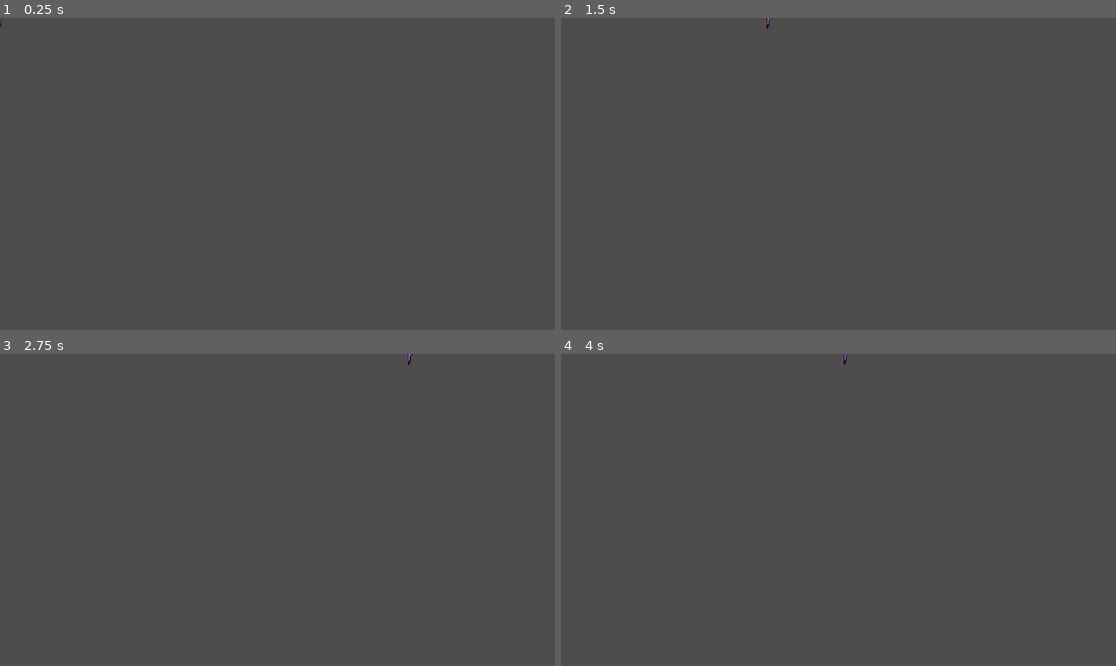
Above: before the commit, frames 1-4 (two rows, left to right).
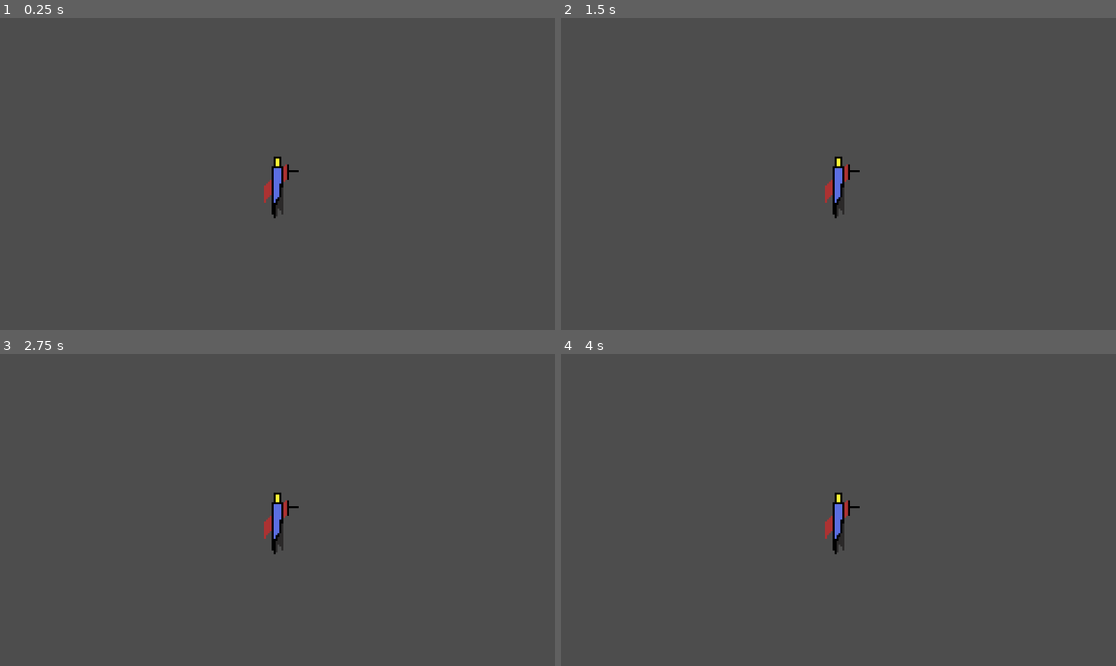
Above: after the commit, the same moments.

Repository: ShehanRW/nube_project
Game: Godot game, scene res://player.tscn
The game is run twice, just before and just after one commit, with the same random seed, the same clock (stepped at 60 frames per second) and the same inputs. Before the commit the project has no main scene; this scene is started directly in both runs.
Inputs (mouse positions are in pixels of both pictures, inside the frame that each line leads up to):
- Up to frame 1 (0.25 s): no input
- Up to frame 2 (1.5 s): tap Enter at 0.5 s; move the mouse to (960, 158) at 0.52 s; hold D (right) 0.53-1.25 s; click (960, 158) at 0.67 s; tap Space at 1.25 s; drag from (727, 189) to (810, 236) at 1.27 s
- Up to frame 3 (2.75 s): tap Enter at 2 s; move the mouse to (333, 441) at 2.02 s; hold D (right) from 2.03 s (still down)
- Up to frame 4 (4 s): release D (right) at 2.75 s; drag from (810, 572) to (672, 463) at 2.77 s; tap Space at 3.5 s; move the mouse to (1005, 556) at 3.52 s; hold A (left) from 3.53 s (still down)

The runs differ from the first frame. In frame 1, 0.5% of the frame differs, in the area x 0-54%, y 0-65%; in frame 2, 0.5%; in frame 3, 0.5%, in the area x 47-75%, y 0-65%; in frame 4, 0.5%.

Commit message:
add camera and initialize main scene

Diff:
--- a/player.tscn
+++ b/player.tscn
@@ -6,10 +6,8 @@
 [sub_resource type="RectangleShape2D" id="RectangleShape2D_tw5e5"]
 size = Vector2(6, 33)
 
-[sub_resource type="Animation" id="Animation_pgl6u"]
-resource_name = "front"
-length = 0.4
-loop_mode = 1
+[sub_resource type="Animation" id="Animation_f6644"]
+length = 0.001
 tracks/0/type = "value"
 tracks/0/imported = false
 tracks/0/enabled = true
@@ -17,10 +15,10 @@
 tracks/0/interp = 1
 tracks/0/loop_wrap = true
 tracks/0/keys = {
-"times": PackedFloat32Array(0, 0.1),
-"transitions": PackedFloat32Array(1, 1),
+"times": PackedFloat32Array(0),
+"transitions": PackedFloat32Array(1),
 "update": 1,
-"values": [3, 4]
+"values": [1]
 }
 
 [sub_resource type="Animation" id="Animation_ysfw2"]
@@ -40,6 +38,40 @@
 "values": [1, 2]
 }
 
+[sub_resource type="Animation" id="Animation_e1p4m"]
+resource_name = "down_attack"
+length = 0.8
+loop_mode = 1
+tracks/0/type = "value"
+tracks/0/imported = false
+tracks/0/enabled = true
+tracks/0/path = NodePath("sprite:frame")
+tracks/0/interp = 1
+tracks/0/loop_wrap = true
+tracks/0/keys = {
+"times": PackedFloat32Array(0, 0.1, 0.2, 0.3, 0.4, 0.5),
+"transitions": PackedFloat32Array(1, 1, 1, 1, 1, 1),
+"update": 1,
+"values": [20, 21, 22, 23, 24, 25]
+}
+
+[sub_resource type="Animation" id="Animation_pgl6u"]
+resource_name = "front"
+length = 0.4
+loop_mode = 1
+tracks/0/type = "value"
+tracks/0/imported = false
+tracks/0/enabled = true
+tracks/0/path = NodePath("sprite:frame")
+tracks/0/interp = 1
+tracks/0/loop_wrap = true
+tracks/0/keys = {
+"times": PackedFloat32Array(0, 0.1),
+"transitions": PackedFloat32Array(1, 1),
+"update": 1,
+"values": [3, 4]
+}
+
 [sub_resource type="Animation" id="Animation_b5pxk"]
 resource_name = "left"
 length = 0.4
@@ -57,6 +89,23 @@
 "values": [4, 5]
 }
 
+[sub_resource type="Animation" id="Animation_ugpoi"]
+resource_name = "left_attack"
+length = 0.8
+loop_mode = 1
+tracks/0/type = "value"
+tracks/0/imported = false
+tracks/0/enabled = true
+tracks/0/path = NodePath("sprite:frame")
+tracks/0/interp = 1
+tracks/0/loop_wrap = true
+tracks/0/keys = {
+"times": PackedFloat32Array(0, 0.1, 0.2, 0.3, 0.4, 0.5),
+"transitions": PackedFloat32Array(1, 1, 1, 1, 1, 1),
+"update": 1,
+"values": [14, 15, 16, 17, 18, 19]
+}
+
 [sub_resource type="Animation" id="Animation_vsv8i"]
 resource_name = "right"
 length = 0.4
@@ -71,21 +120,6 @@
 "transitions": PackedFloat32Array(1, 1),
 "update": 1,
 "values": [6, 7]
-}
-
-[sub_resource type="Animation" id="Animation_f6644"]
-length = 0.001
-tracks/0/type = "value"
-tracks/0/imported = false
-tracks/0/enabled = true
-tracks/0/path = NodePath("sprite:frame")
-tracks/0/interp = 1
-tracks/0/loop_wrap = true
-tracks/0/keys = {
-"times": PackedFloat32Array(0),
-"transitions": PackedFloat32Array(1),
-"update": 1,
-"values": [1]
 }
 
 [sub_resource type="Animation" id="Animation_awoqo"]
@@ -105,23 +139,6 @@
 "values": [8, 9, 10, 11, 12, 13]
 }
 
-[sub_resource type="Animation" id="Animation_ugpoi"]
-resource_name = "left_attack"
-length = 0.8
-loop_mode = 1
-tracks/0/type = "value"
-tracks/0/imported = false
-tracks/0/enabled = true
-tracks/0/path = NodePath("sprite:frame")
-tracks/0/interp = 1
-tracks/0/loop_wrap = true
-tracks/0/keys = {
-"times": PackedFloat32Array(0, 0.1, 0.2, 0.3, 0.4, 0.5),
-"transitions": PackedFloat32Array(1, 1, 1, 1, 1, 1),
-"update": 1,
-"values": [14, 15, 16, 17, 18, 19]
-}
-
 [sub_resource type="Animation" id="Animation_wjap6"]
 resource_name = "up_attack"
 length = 0.8
@@ -137,23 +154,6 @@
 "transitions": PackedFloat32Array(1, 1, 1, 1, 1, 1),
 "update": 1,
 "values": [26, 27, 28, 29, 30, 31]
-}
-
-[sub_resource type="Animation" id="Animation_e1p4m"]
-resource_name = "down_attack"
-length = 0.8
-loop_mode = 1
-tracks/0/type = "value"
-tracks/0/imported = false
-tracks/0/enabled = true
-tracks/0/path = NodePath("sprite:frame")
-tracks/0/interp = 1
-tracks/0/loop_wrap = true
-tracks/0/keys = {
-"times": PackedFloat32Array(0, 0.1, 0.2, 0.3, 0.4, 0.5),
-"transitions": PackedFloat32Array(1, 1, 1, 1, 1, 1),
-"update": 1,
-"values": [20, 21, 22, 23, 24, 25]
 }
 
 [sub_resource type="AnimationLibrary" id="AnimationLibrary_i0p84"]
@@ -189,3 +189,6 @@
 libraries = {
 "": SubResource("AnimationLibrary_i0p84")
 }
+
+[node name="Camera2D" type="Camera2D" parent="."]
+zoom = Vector2(4, 4)
--- a/project.godot
+++ b/project.godot
@@ -11,8 +11,13 @@
 [application]
 
 config/name="Nube Project"
-config/features=PackedStringArray("4.0", "GL Compatibility")
+run/main_scene="res://player.tscn"
+config/features=PackedStringArray("4.3", "GL Compatibility")
 config/icon="res://icon.svg"
+
+[dotnet]
+
+project/assembly_name="Nube Project"
 
 [editor_plugins]
 
@@ -22,22 +27,22 @@
 
 up={
 "deadzone": 0.5,
-"events": [Object(InputEventKey,"resource_local_to_scene":fa …(172 unchanged characters)… eycode":87,"key_label":0,"unicode":119,"echo":false,"script":null)
+"events": [Object(InputEventKey,"resource_local_to_scene":fa …(172 unchanged characters)… eycode":87,"key_label":0,"unicode":119,"location":0,"echo":false,"script":null)
 ]
 }
 down={
 "deadzone": 0.5,
-"events": [Object(InputEventKey,"resource_local_to_scene":fa …(172 unchanged characters)… eycode":83,"key_label":0,"unicode":115,"echo":false,"script":null)
+"events": [Object(InputEventKey,"resource_local_to_scene":fa …(172 unchanged characters)… eycode":83,"key_label":0,"unicode":115,"location":0,"echo":false,"script":null)
 ]
 }
 left={
 "deadzone": 0.5,
-"events": [Object(InputEventKey,"resource_local_to_scene":fa …(171 unchanged characters)… keycode":65,"key_label":0,"unicode":97,"echo":false,"script":null)
+"events": [Object(InputEventKey,"resource_local_to_scene":fa …(171 unchanged characters)… keycode":65,"key_label":0,"unicode":97,"location":0,"echo":false,"script":null)
 ]
 }
 right={
 "deadzone": 0.5,
-"events": [Object(InputEventKey,"resource_local_to_scene":fa …(172 unchanged characters)… eycode":68,"key_label":0,"unicode":100,"echo":false,"script":null)
+"events": [Object(InputEventKey,"resource_local_to_scene":fa …(172 unchanged characters)… eycode":68,"key_label":0,"unicode":100,"location":0,"echo":false,"script":null)
 ]
 }
 
Not shown, changed: .gitignore
